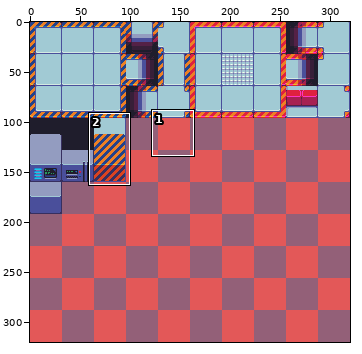
Sprite sheet: out/production/Day-Z/textures/spritesSheet.png. The picture above shows the old version from afar; the outline marks the close-up.
Close-up. Before the commit:
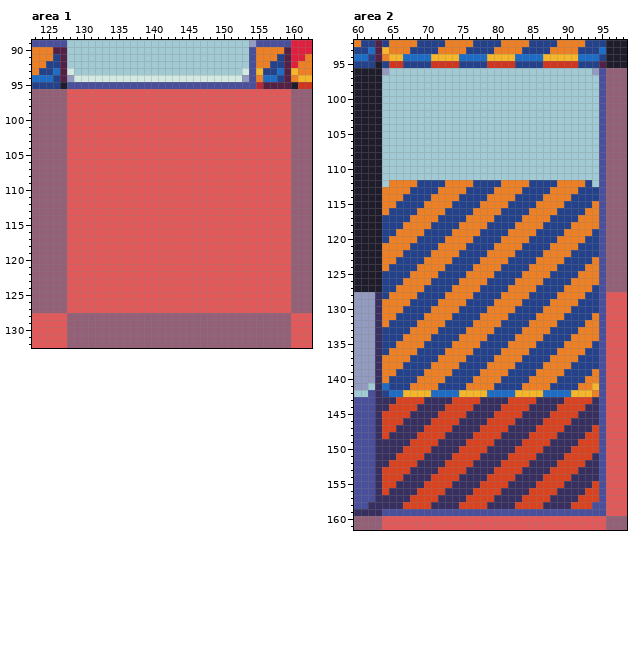
The file is 320x320 pixels. Shown: area 1: x 123..162, y 89..132; area 2: x 60..98, y 92..161.
The same view after the edit:
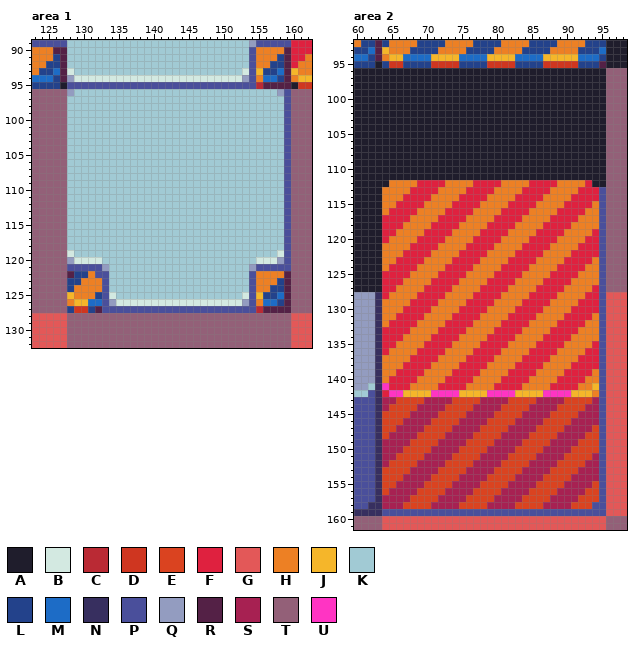
Palette (. is transparent): A #1f1d2c  B #d3e9e1  C #ba2a34  D #cf3620  E #da4320  F #df213f  G #e35858  H #ed8024  J #f5b62a  K #a1cad4  L #23428b  M #1d6cc6  N #372f5f  P #4a4f9b  Q #939cc0  R #542146  S #a72152  T #936078  U #ff34c3
Edits made:
Changed rows in their new state; - is an unchanged pixel.
Area 1:
first column x 128:
 96 QKKKKKKKKKKKKKKKKKKKKKKKKKKKKKQP
 97 KKKKKKKKKKKKKKKKKKKKKKKKKKKKKKKP
 98 KKKKKKKKKKKKKKKKKKKKKKKKKKKKKKKP
 99 KKKKKKKKKKKKKKKKKKKKKKKKKKKKKKKP
100 KKKKKKKKKKKKKKKKKKKKKKKKKKKKKKKP
101 KKKKKKKKKKKKKKKKKKKKKKKKKKKKKKKP
102 KKKKKKKKKKKKKKKKKKKKKKKKKKKKKKKP
103 KKKKKKKKKKKKKKKKKKKKKKKKKKKKKKKP
104 KKKKKKKKKKKKKKKKKKKKKKKKKKKKKKKP
105 KKKKKKKKKKKKKKKKKKKKKKKKKKKKKKKP
106 KKKKKKKKKKKKKKKKKKKKKKKKKKKKKKKP
107 KKKKKKKKKKKKKKKKKKKKKKKKKKKKKKKP
108 KKKKKKKKKKKKKKKKKKKKKKKKKKKKKKKP
109 KKKKKKKKKKKKKKKKKKKKKKKKKKKKKKKP
110 KKKKKKKKKKKKKKKKKKKKKKKKKKKKKKKP
111 KKKKKKKKKKKKKKKKKKKKKKKKKKKKKKKP
112 KKKKKKKKKKKKKKKKKKKKKKKKKKKKKKKP
113 KKKKKKKKKKKKKKKKKKKKKKKKKKKKKKKP
114 KKKKKKKKKKKKKKKKKKKKKKKKKKKKKKKP
115 KKKKKKKKKKKKKKKKKKKKKKKKKKKKKKKP
116 KKKKKKKKKKKKKKKKKKKKKKKKKKKKKKKP
117 KKKKKKKKKKKKKKKKKKKKKKKKKKKKKKKP
118 KKKKKKKKKKKKKKKKKKKKKKKKKKKKKKKP
119 BKKKKKKKKKKKKKKKKKKKKKKKKKKKKKBP
120 QBBBBKKKKKKKKKKKKKKKKKKKKKKBBBQP
121 PPPPPQKKKKKKKKKKKKKKKKKKKKQPPPPP
122 RLLHPPKKKKKKKKKKKKKKKKKKKKPHHHHR
123 LLHHHPKKKKKKKKKKKKKKKKKKKKPHHHLR
124 LHHHHPKKKKKKKKKKKKKKKKKKKKPHHLLR
125 JHHHLPBKKKKKKKKKKKKKKKKKKBPJLLMR
126 HJJMMPQBBBBBBBBBBBBBBBBBBQPHMMLR
127 LDDLRPPPPPPPPPPPPPPPPPPPPPPCRRRR
Area 2:
first column x 64:
 96 AAAAAAAAAAAAAAAAAAAAAAAAAAAAAAAA
 97 AAAAAAAAAAAAAAAAAAAAAAAAAAAAAAAA
 98 AAAAAAAAAAAAAAAAAAAAAAAAAAAAAAAA
 99 AAAAAAAAAAAAAAAAAAAAAAAAAAAAAAAA
100 AAAAAAAAAAAAAAAAAAAAAAAAAAAAAAAA
101 AAAAAAAAAAAAAAAAAAAAAAAAAAAAAAAA
102 AAAAAAAAAAAAAAAAAAAAAAAAAAAAAAAA
103 AAAAAAAAAAAAAAAAAAAAAAAAAAAAAAAA
104 AAAAAAAAAAAAAAAAAAAAAAAAAAAAAAAA
105 AAAAAAAAAAAAAAAAAAAAAAAAAAAAAAAA
106 AAAAAAAAAAAAAAAAAAAAAAAAAAAAAAAA
107 AAAAAAAAAAAAAAAAAAAAAAAAAAAAAAAA
108 AAAAAAAAAAAAAAAAAAAAAAAAAAAAAAAA
109 AAAAAAAAAAAAAAAAAAAAAAAAAAAAAAAA
110 AAAAAAAAAAAAAAAAAAAAAAAAAAAAAAAA
111 AAAAAAAAAAAAAAAAAAAAAAAAAAAAAAAA
112 A----FFFF----FFFF----FFFF----FAA
113 ----FFFF----FFFF----FFFF----FFF-
114 ---FFFF----FFFF----FFFF----FFFF-
115 --FFFF----FFFF----FFFF----FFFF--
116 -FFFF----FFFF----FFFF----FFFF---
117 FFFF----FFFF----FFFF----FFFF----
118 FFF----FFFF----FFFF----FFFF-----
119 FF----FFFF----FFFF----FFFF----F-
120 F----FFFF----FFFF----FFFF----FF-
121 ----FFFF----FFFF----FFFF----FFF-
122 ---FFFF----FFFF----FFFF----FFFF-
123 --FFFF----FFFF----FFFF----FFFF--
124 -FFFF----FFFF----FFFF----FFFF---
125 FFFF----FFFF----FFFF----FFFF----
126 FFF----FFFF----FFFF----FFFF-----
127 FF----FFFF----FFFF----FFFF----F-
128 F----FFFF----FFFF----FFFF----FF-
129 ----FFFF----FFFF----FFFF----FFF-
130 ---FFFF----FFFF----FFFF----FFFF-
131 --FFFF----FFFF----FFFF----FFFF--
132 -FFFF----FFFF----FFFF----FFFF---
133 FFFF----FFFF----FFFF----FFFF----
134 FFF----FFFF----FFFF----FFFF-----
135 FF----FFFF----FFFF----FFFF----F-
136 F----FFFF----FFFF----FFFF----FF-
137 ----FFFF----FFFF----FFFF----FFF-
138 ---FFFF----FFFF----FFFF----FFFF-
139 --FFFF----FFFF----FFFF----FFFF--
140 -FFFF----FFFF----FFFF----FFFF---
141 UFFF----FFFF----FFFF----FFFF----
142 FUU----UUUU----UUUU----UUUU-----
143 SS----SSSS----SSSS----SSSS----S-
144 S----SSSS----SSSS----SSSS----SS-
145 ----SSSS----SSSS----SSSS----SSS-
146 ---SSSS----SSSS----SSSS----SSSS-
147 --SSSS----SSSS----SSSS----SSSS--
148 -SSSS----SSSS----SSSS----SSSS---
149 SSSS----SSSS----SSSS----SSSS----
150 SSS----SSSS----SSSS----SSSS-----
151 SS----SSSS----SSSS----SSSS----S-
152 S----SSSS----SSSS----SSSS----SS-
153 ----SSSS----SSSS----SSSS----SSS-
154 ---SSSS----SSSS----SSSS----SSSS-
155 --SSSS----SSSS----SSSS----SSSS--
156 -SSSS----SSSS----SSSS----SSSS---
157 SSSS----SSSS----SSSS----SSSS----
158 SSS----SSSS----SSSS----SSSS-----
Boxes around the changes in both close-ups, in picture pixels (x1, y1, x2, y2):
changed: (67, 89, 291, 313)
changed: (382, 68, 606, 509)
